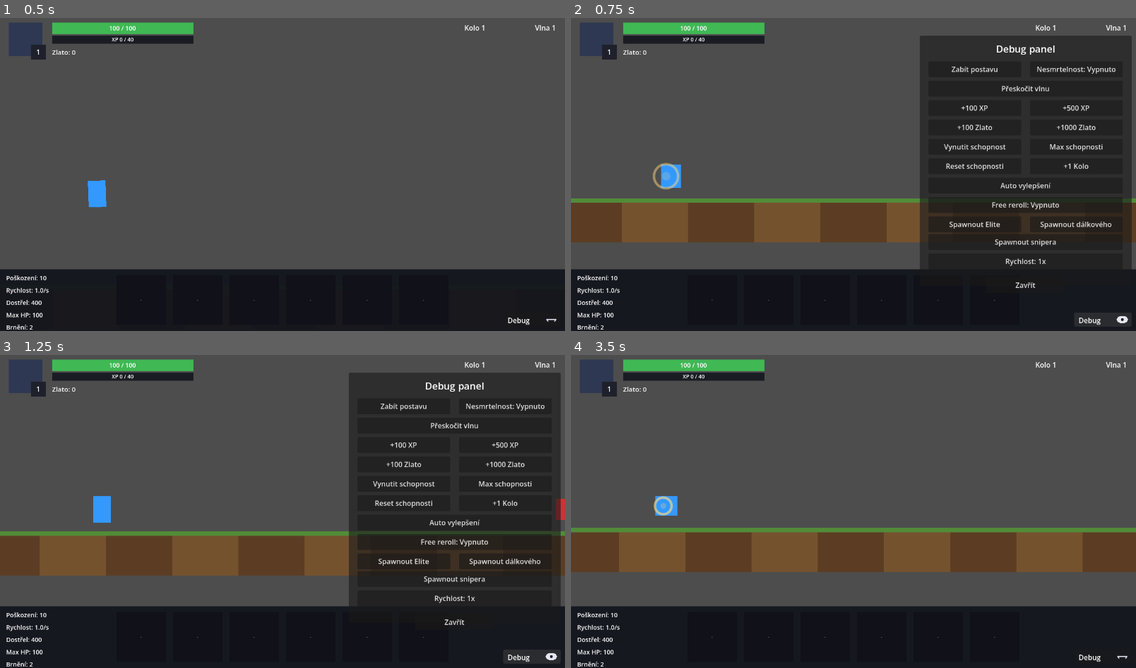
Above: before the commit, frames 1-4 (two rows, left to right).
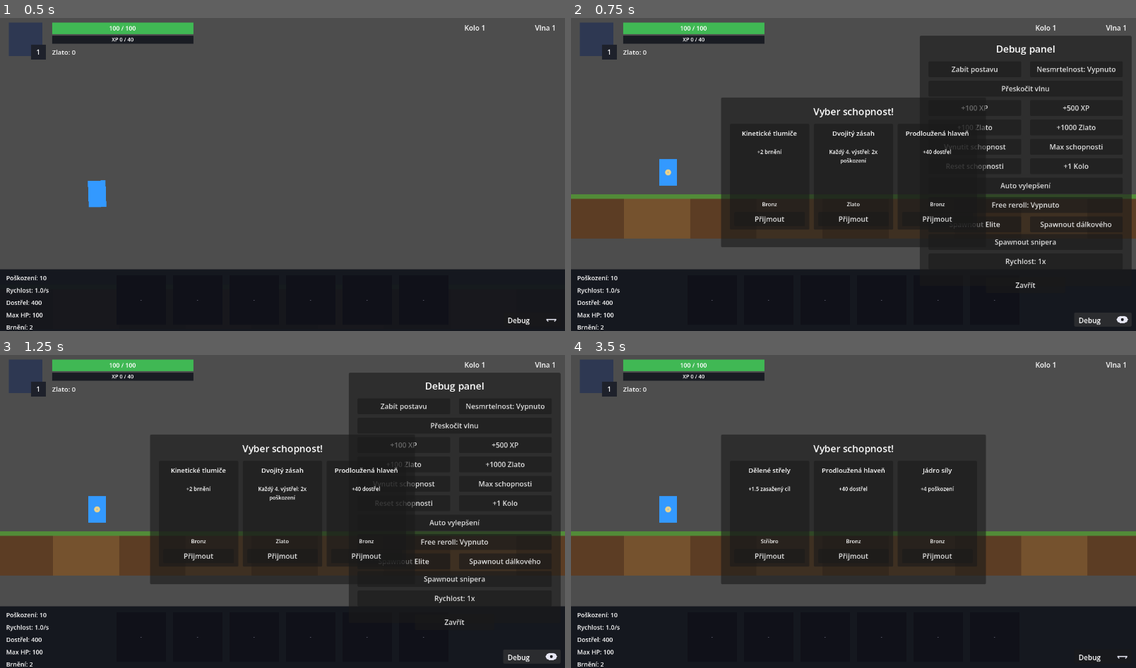
Above: after the commit, the same moments.

Repository: Wazzbi/auto-battler
Game: Godot game, scene res://scenes/main.tscn
The game is run twice, just before and just after one commit, with the same random seed, the same clock (stepped at 60 frames per second) and the same inputs.
Inputs:
- Up to frame 1 (0.5 s): no input
- Up to frame 2 (0.75 s): click "Debug" at 0.5 s
- Up to frame 3 (1.25 s): no input
- Up to frame 4 (3.5 s): click "Auto vylepšení" at 1.25 s; click "Zabít postavu" at 2 s; click "Pokračovat" at 2.75 s

Frame 1 is identical in both runs. In frame 2, 19% of the frame differs, in the area x 0-100%, y 25-74%; in frame 3, 18%; in frame 4, 25%.

Commit message:
Offer the first schopnost pick before gameplay starts, not after
After the drop-in landing animation, the game no longer jumps
straight into State.PLAYING. player.gd's _on_landed() now calls
GameManager.begin_intro_ability_draft() instead of finish_intro() -
this queues an offer through the same pending_ability_drafts/
_try_offer_next_ability_draft() machinery a normal level-up uses
(without incrementing player_level/XP), so AbilityDraftPanel shows
and pauses exactly like any other schopnost pick, with no new UI
code needed.

finish_intro() moved out of player.gd and into the tail of
resolve_ability_draft(): once the queue empties while state is still
INTRO, it flips to PLAYING right there - covering both a manual pick
and the "Auto vylepšení" auto-resolve path uniformly. Since movement/
enemy-spawning are already gated behind state == PLAYING everywhere,
nothing else needed to change to keep the game frozen during the
pick.

Verified with two headless tests: one asserting GameManager state
transitions directly, and a scene-level one instantiating real
main.tscn/hud.tscn to confirm the panel actually shows and the tree
actually pauses (a GameManager-only test can't catch a HUD-layer
bug, per this project's own past experience with the wave-10 shop/
ability panel collision).

Co-Authored-By: Claude Sonnet 5 <noreply@anthropic.com>

Diff:
--- a/scenes/player/player.gd
+++ b/scenes/player/player.gd
@@ -109,11 +109,16 @@
 	tween.tween_callback(_on_landed)
 
 
+## Po dopadu se hra NEROZBĚHNE rovnou - GameManager.begin_intro_ability_draft()
+## vyžádá první nabídku schopnosti (stejný panel/pauza jako běžný level-up) a
+## teprve její vyřízení přepne hru do State.PLAYING (viz
+## GameManager.resolve_ability_draft()/finish_intro()), takže hráč dostane
+## svou první volbu dřív, než se rozeběhne pohyb/spawnování nepřátel.
 func _on_landed() -> void:
 	_spawn_impact_effect()
 	landed.emit()
 	_play_squash_effect()
-	GameManager.finish_intro()
+	GameManager.begin_intro_ability_draft()
 
 
 func _spawn_impact_effect() -> void:
--- a/scripts/autoload/game_manager.gd
+++ b/scripts/autoload/game_manager.gd
@@ -546,6 +546,19 @@
 	xp_changed.emit(player_xp, xp_for_next_level())
 
 
+## Zavolá hráč po dopadu úvodní "drop-in" animace (viz player.gd's
+## _on_landed()) - vyžádá první nabídku schopnosti stejným mechanismem jako
+## běžný level-up (pending_ability_drafts/_try_offer_next_ability_draft()),
+## jen bez přírůstku úrovně/XP (hráč už je na úrovni 1 z reset_game()). Hra
+## zůstává ve State.INTRO (takže pohyb hráče, spawn nepřátel atd. pořád nic
+## nedělají, viz jejich `state != State.PLAYING` guardy), dokud se tahle
+## úvodní nabídka nevyřeší - přechod do PLAYING zajišťuje finish_intro()
+## volané z konce resolve_ability_draft(), ne tahle funkce.
+func begin_intro_ability_draft() -> void:
+	pending_ability_drafts += 1
+	_try_offer_next_ability_draft()
+
+
 func _level_up() -> void:
 	player_level += 1
 	# Nabídka schopnosti přijde na KAŽDÉ úrovni - žádný interval/ramp (viz
@@ -612,6 +625,11 @@
 	# fronta schopností doopravdy doběhla do prázdna.
 	if _shop_open_deferred:
 		_try_open_pending_shop()
+	# Úvodní nabídka schopnosti (viz begin_intro_ability_draft()) drží hru ve
+	# State.INTRO, dokud ji hráč nevyřídí - jakmile fronta doběhne do prázdna,
+	# přepneme na PLAYING tady, ne v player.gd (viz finish_intro()).
+	if state == State.INTRO and pending_ability_drafts <= 0:
+		finish_intro()
 	return true
 
 
@@ -867,7 +885,11 @@
 	return true
 
 
-## Zavolá hráč po dokončení úvodní "drop-in" animace dopadu na zem.
+## Přepne hru ze State.INTRO do State.PLAYING. Volá se z resolve_ability_draft(),
+## jakmile hráč vyřídí úvodní nabídku schopnosti spuštěnou
+## begin_intro_ability_draft() (viz player.gd's _on_landed()) - ne přímo po
+## dopadové animaci, aby hráč dostal svou první volbu schopnosti dřív, než se
+## rozeběhne pohyb/spawnování.
 func finish_intro() -> void:
 	if state == State.INTRO:
 		state = State.PLAYING
Not shown, changed: CLAUDE.md
